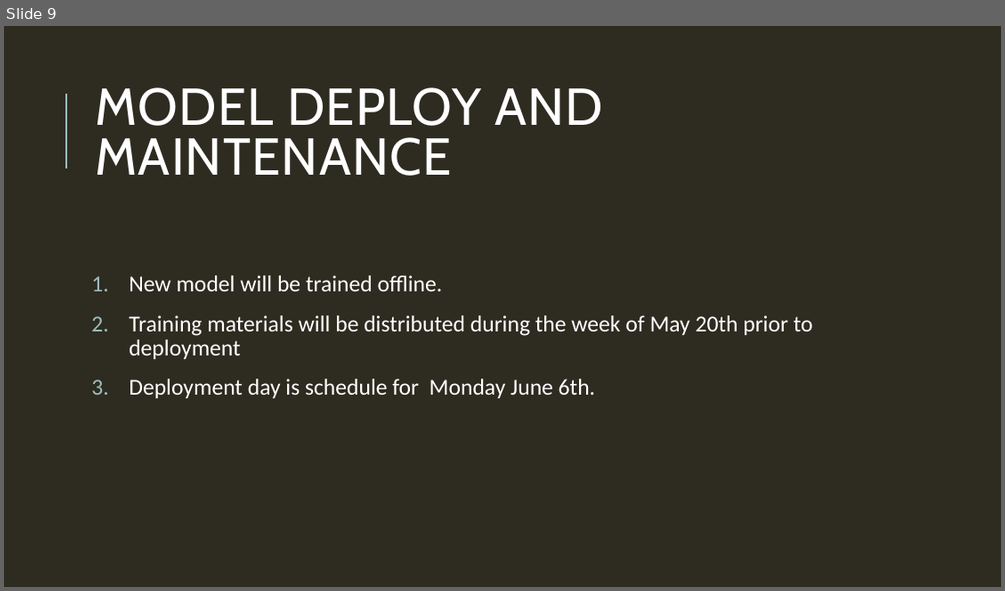
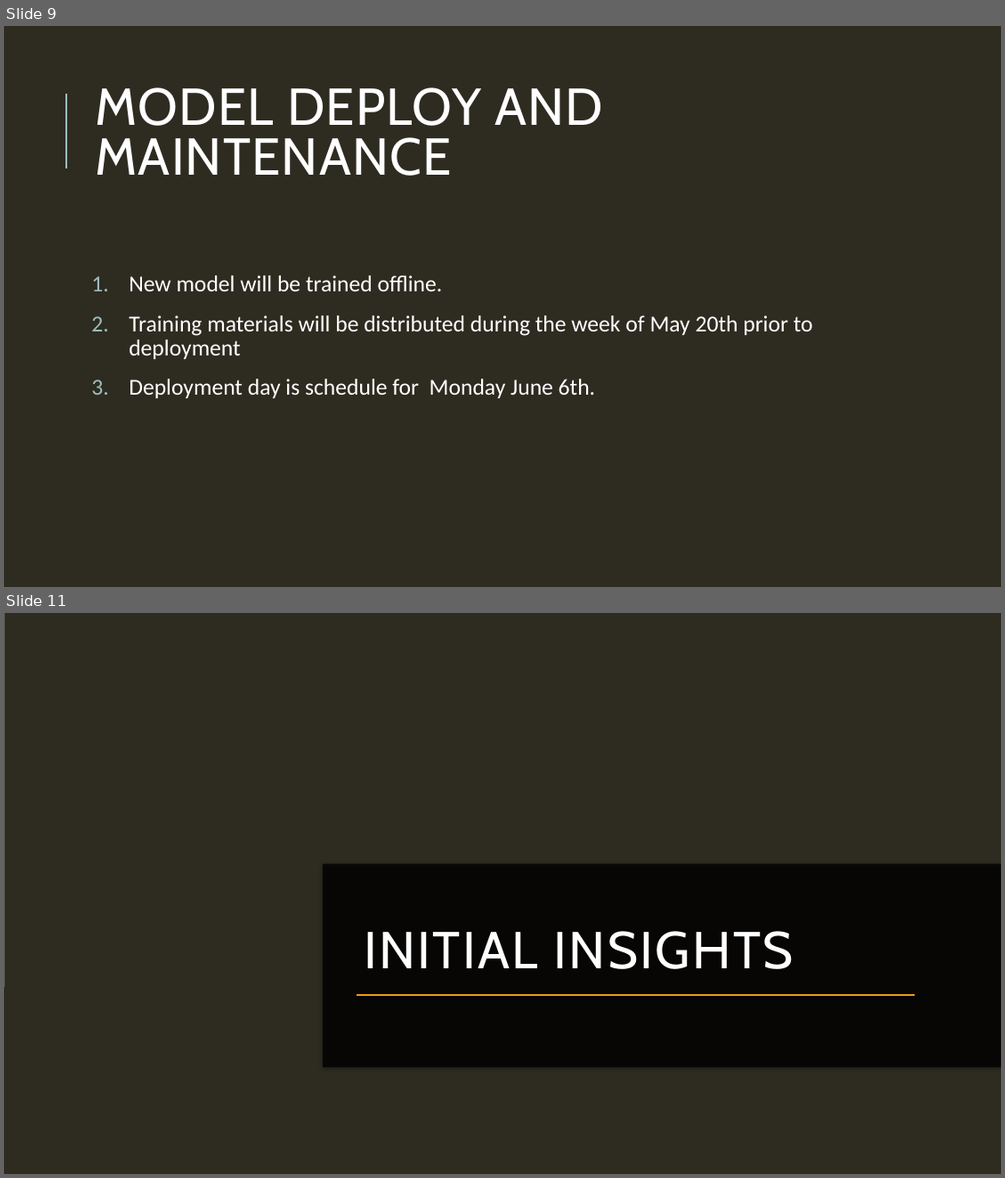
Before and after one commit to memcconnell01/Purdue-Certification, a slide deck: C2T1 Credit One McConnel.pptx. Shown one above the other, each under a label of ours: slide 9 before the commit, slides 9 and 11 after it; the slides between them are not shown. The pictures are 1005x591 and 1005x1178 pixels, drawn with LibreOffice and Linux fonts; fonts in the diff are those of the drawing; background and template pictures are left out. Boxes give left, top, right and bottom in pixels: in the first picture for what was removed or moved away, otherwise in the second. Text is boxed around its words. In the diff, an @@ line names an element or a change of style, - is before the commit and + after.

```diff
--- a/C2T1 Credit One McConnel.pptx
+++ b/C2T1 Credit One McConnel.pptx
@@ slide 11 added at box(4, 613, 1001, 1174), background picture (left out) @@
@@ rectangle added at box(4, 613, 1001, 987), fill #9CBEBD @@
@@ rectangle added at box(4, 613, 1001, 1174), fill #2E2B21 @@
@@ rectangle added at box(323, 863, 1001, 1067), fill #000001 at 75% opacity @@
@@ title added at box(364, 931, 793, 969), 50 pt, text #FFFFFF @@
+INITIAL INSIGHTS
@@ line added from (356, 995) to (914, 995), #ED9B17 1.75 pt @@
```
Also in this commit, not shown: 1 slide changed, 2 other slides added.
